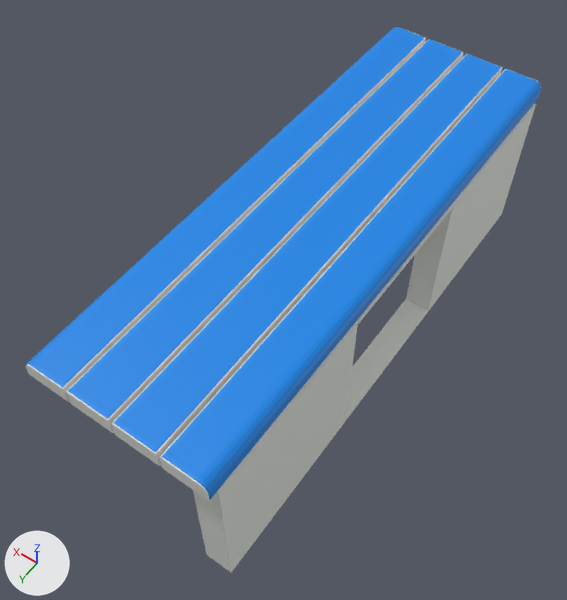
The FBX model Assets/Prefabs/OtherObjects/Bench.fbx, before and after one commit.
Both versions are drawn from a 50 mm camera at (-7.89, 4.7, 7.47) aimed at (-4.85, 0.44, 0.79). Lighting does not change. The marker at lower left points along +X, +Y and +Z. The older version comes first. Vertices at exactly the same position are counted once.

Script lines for the objects in view, before the commit:
```python
mat_metalpaintedwhite = principled_material('MetalPaintedWhite')
mat_metalpaintedwhite.base_color = (0.818, 0.843, 0.793)  # white #e9ede6
me_cube_061 = bpy.data.meshes.new('Cube.061')
me_cube_061.from_pydata(...)  # 428 vertices, 420 faces; spans x -6.0..-4.01, y -3.0..3.0, z 0.0..2.01
# faces by material slot: [301, 119]
me_cube_061.materials.append(mat_blue_leather)  # blue #0086e7
me_cube_061.materials.append(mat_metalpaintedwhite)  # white #e9ede6
ob_bench = bpy.data.objects.new('Bench', me_cube_061)
ob_bench.location = (0.0, 0.0, 0.0)
```
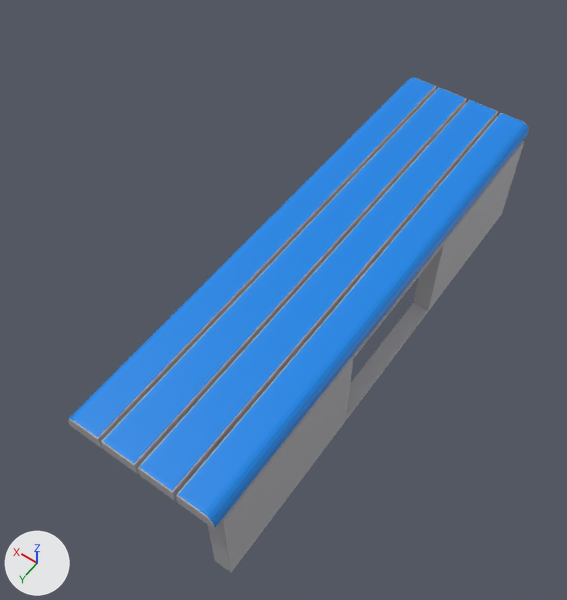
What differs and where, as boxes (x1, y1, x2, y2) in the pictures (567 x 600 px; the box of a moved part takes in the faces that stretch with it):
'Bench', recoloured, reshaped (11% narrower, 9% shorter): before (26, 27, 541, 572); after (68, 78, 528, 572)
part 1 of me_cube_061, added: after (68, 78, 436, 448)
part 2 of me_cube_061, added: after (176, 113, 528, 529)
part 3 of me_cube_061, added: after (101, 88, 466, 473)
part 4 of me_cube_061, added: after (138, 100, 498, 501)
part 5 of me_cube_061, deleted: before (160, 69, 541, 501)
part 6 of me_cube_061, deleted: before (26, 27, 426, 401)
part 7 of me_cube_061, deleted: before (112, 54, 502, 466)
part 8 of me_cube_061, deleted: before (66, 39, 463, 433)
part 9 of me_cube_061, moved or reshaped: before (193, 104, 536, 572); after (208, 141, 524, 572)

The change in detail:
Material 'MetalPaintedWhite' (mat_metalpaintedwhite) changes colour from white #e9ede6 to grey #b6b6bc; in linear values from (0.818, 0.843, 0.793) to (0.47, 0.47, 0.5).
me_cube_061 is used by ob_bench; location (0.0, 0.0, 0.0).
me_cube_061 had 428 vertices, 420 faces and spanned x -6.0..-4.01, y -3.0..3.0, z 0.0..2.01.
me_cube_061 now has 400 vertices, 392 faces and spans x -6.0..-4.33, y -3.0..3.0, z 0.0..1.42.
me_cube_061 part 1: a new loose piece of 152 vertices spanning x -4.72..-4.33, y -3.0..3.0, z 1.25..1.42.
me_cube_061 part 2: a new loose piece of 152 vertices spanning x -5.99..-5.6, y -3.0..3.0, z 1.25..1.42.
me_cube_061 part 3: a new loose piece of 24 vertices spanning x -5.14..-4.76, y -3.0..3.0, z 1.25..1.42.
me_cube_061 part 4: a new loose piece of 24 vertices spanning x -5.56..-5.18, y -3.0..3.0, z 1.25..1.42.
me_cube_061 part 5: the loose piece of 166 vertices spanning x -5.99..-5.52, y -3.0..3.0, z 1.8..2.01 is deleted.
me_cube_061 part 6: the loose piece of 166 vertices spanning x -4.48..-4.01, y -3.0..3.0, z 1.8..2.01 is deleted.
me_cube_061 part 7: the loose piece of 24 vertices spanning x -5.48..-5.02, y -3.0..3.0, z 1.8..2.01 is deleted.
me_cube_061 part 8: the loose piece of 24 vertices spanning x -4.98..-4.52, y -3.0..3.0, z 1.8..2.01 is deleted.
Part 9, on me_cube_061:
32 vertices are removed from x -6.0..-4.1, y -2.9..2.9, z 0.0..1.78.
37 faces are deleted.
10 vertices are added at x -6.0..-4.42, y -2.9..2.9, z 1.23.
8 new vertices lie (0.2, 0.0, 0.0) away from vertices in x -6.0, y -2.9..2.9, z 0.0..0.05.
8 new vertices lie (0.0, 0.0, 1.15) away from vertices in x -6.0..-5.8, y -2.9..2.9, z 0.05.
6 new vertices lie (1.38, 0.0, 0.0) away from vertices in x -5.8, y -2.9..2.9, z 1.2..1.23.
37 new faces join them, mat_metalpaintedwhite (grey #b6b6bc).
Other edits to the shape of me_cube_061 do not show in these pictures.
